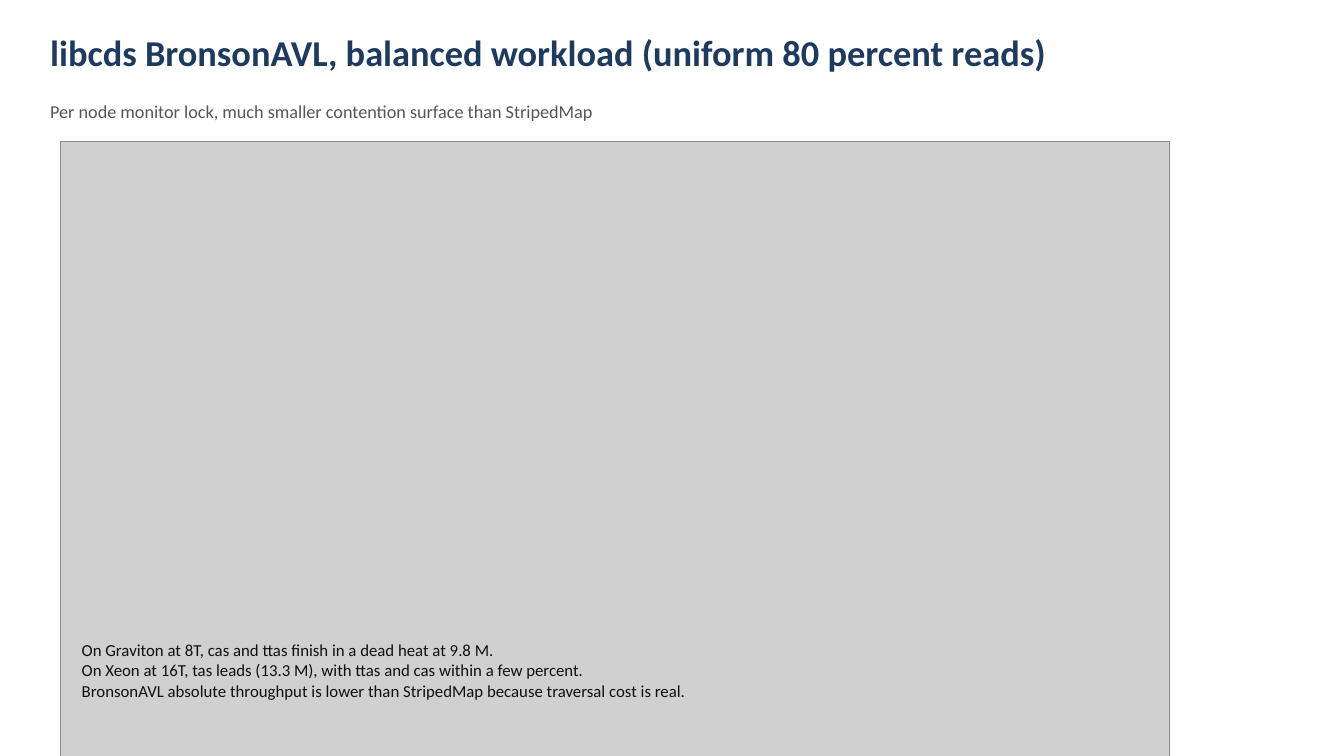
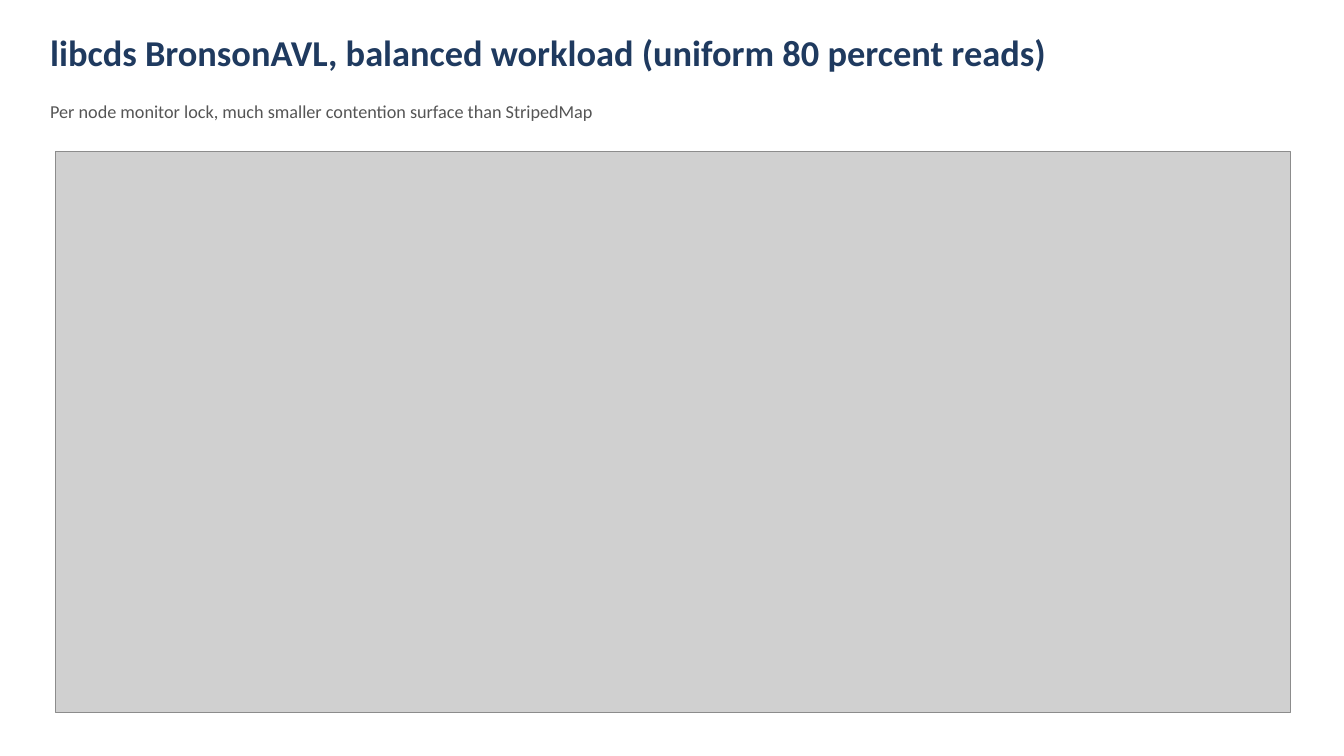
Before and after one commit to apana03/lockbench, a slide deck: slide 15 of results/deck/index_lock_evaluation.pptx. Drawn at 1344x756 pixels with LibreOffice and Linux fonts; fonts in the diff are those of the drawing; grey boxes stand for pictures. Boxes give left, top, right and bottom in pixels: in the first picture for what was removed or moved away, otherwise in the second. Text is boxed around its words. In the diff, an @@ line names an element or a change of style, - is before the commit and + after.

Commit message:
deck: fix throughput slide overflow, drop bullets, leave plot only
The throughput slides were overflowing the slide bottom because the
combined figure (figsize=(13, 7.5), height_ratios=[3,2]) rendered at
6.35" tall when placed at width=11", and the title row took 1.4",
totalling 7.75" against a 7.5" slide. The bullets text underneath then
landed on top of the bar chart at the bottom of the image.

Two fixes:
- Reduce the matplotlib figure to figsize=(14, 6.4) so the aspect ratio
  is wider/flatter (2.19 vs 1.73). At width 12.25" the rendered image
  is 5.6" tall.
- Remove the bullets entirely from every throughput slide. The plots
  carry the message on their own (lines on top, ranking bars below
  with numerical labels).

Slide layout per throughput slide: title 1.4" + image 5.6" = 7.0" used
out of 7.5" available, no overlap.

```diff
--- a/results/deck/index_lock_evaluation.pptx
+++ b/results/deck/index_lock_evaluation.pptx
@@ picture: place and size @@
-picture at [60, 141, 1170, 756]
+picture at [55, 151, 1291, 713]
@@ text removed at [82, 644, 685, 700] @@
-On Graviton at 8T, cas and ttas finish in a dead heat at 9.8 M.
-On Xeon at 16T, tas leads (13.3 M), with ttas and cas within a few percent.
-BronsonAVL absolute throughput is lower than StripedMap because traversal cost is real.
```
Also in this commit, not shown: 6 other slides changed, 8 other files.
